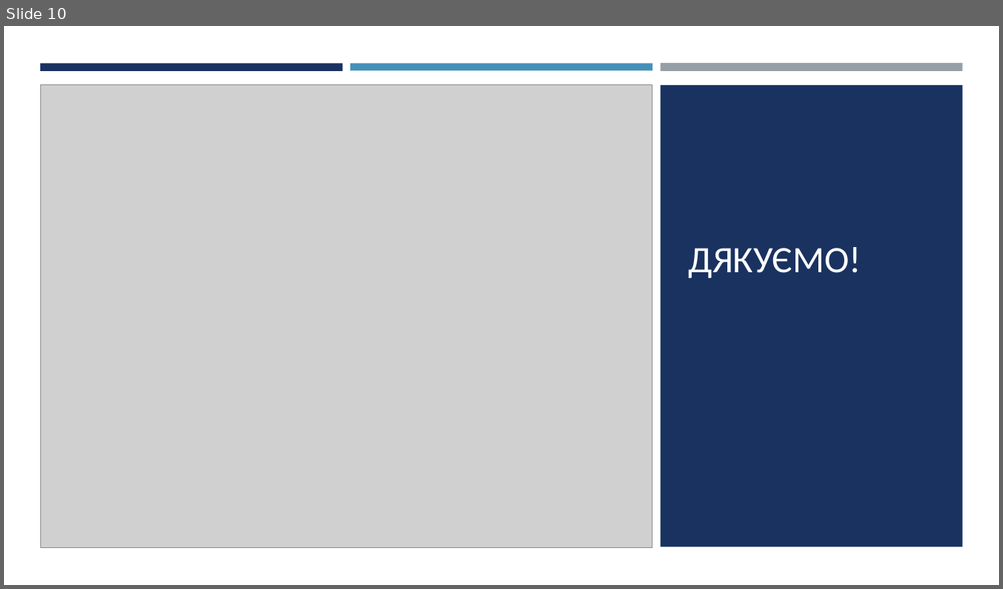
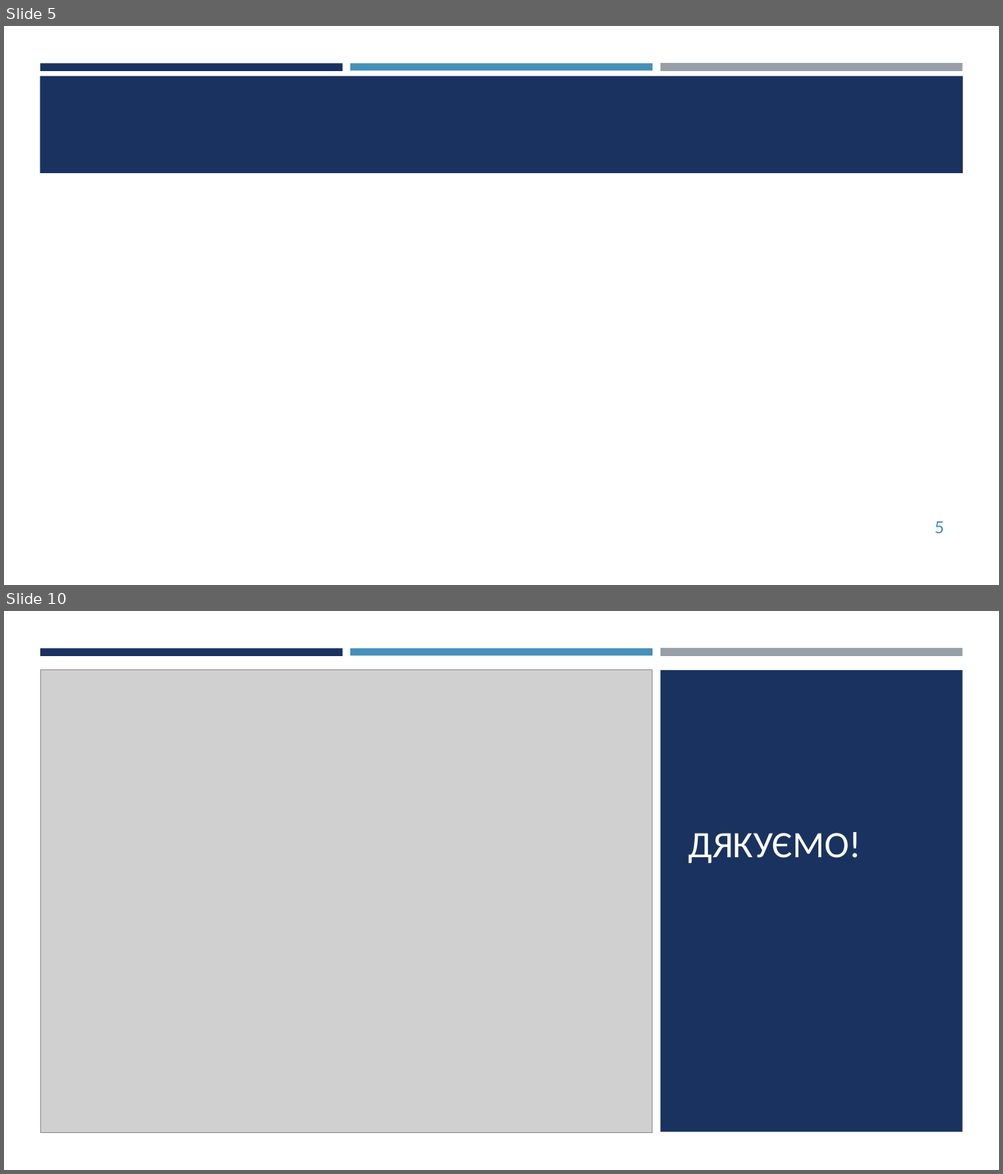
Before and after one commit to Romchyk-S/Course_work_112, a slide deck: Презентація.pptx. Shown one above the other, each under a label of ours: slide 10 before the commit, slides 5 and 10 after it; the slides between them are not shown. The pictures are 1003x589 and 1003x1174 pixels, drawn with LibreOffice and Linux fonts; fonts in the diff are those of the drawing; grey boxes stand for pictures. Boxes give left, top, right and bottom in pixels: in the first picture for what was removed or moved away, otherwise in the second. Text is boxed around its words. In the diff, an @@ line names an element or a change of style, - is before the commit and + after.

```diff
--- a/Презентація.pptx
+++ b/Презентація.pptx
@@ slide 5 added at (x1=4, y1=26, x2=999, y2=585), background #FFFFFF @@
@@ rectangle added at (x1=40, y1=63, x2=343, y2=70), fill #1A3260 @@
@@ rectangle added at (x1=350, y1=63, x2=652, y2=70), fill #4590B8 @@
@@ rectangle added at (x1=660, y1=63, x2=962, y2=72), fill #969FA7 @@
@@ rectangle added at (x1=40, y1=76, x2=963, y2=173), fill #1A3260 @@
@@ page number added at (x1=934, y1=522, x2=944, y2=534), 18 pt, text #4590B8 @@
+5
```
Also in this commit, not shown: 6 slides changed, 2 other slides added, 3 slides removed, 1 other file.
